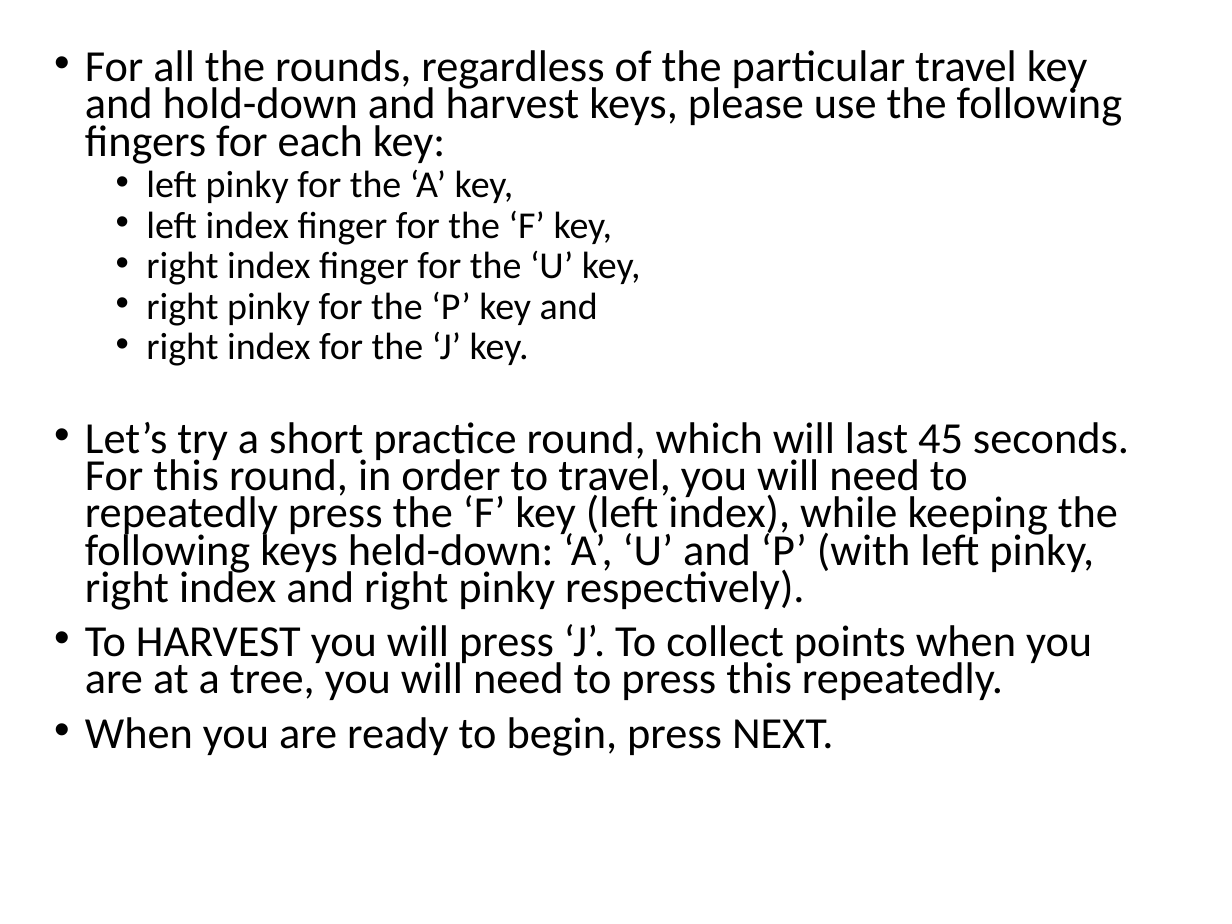
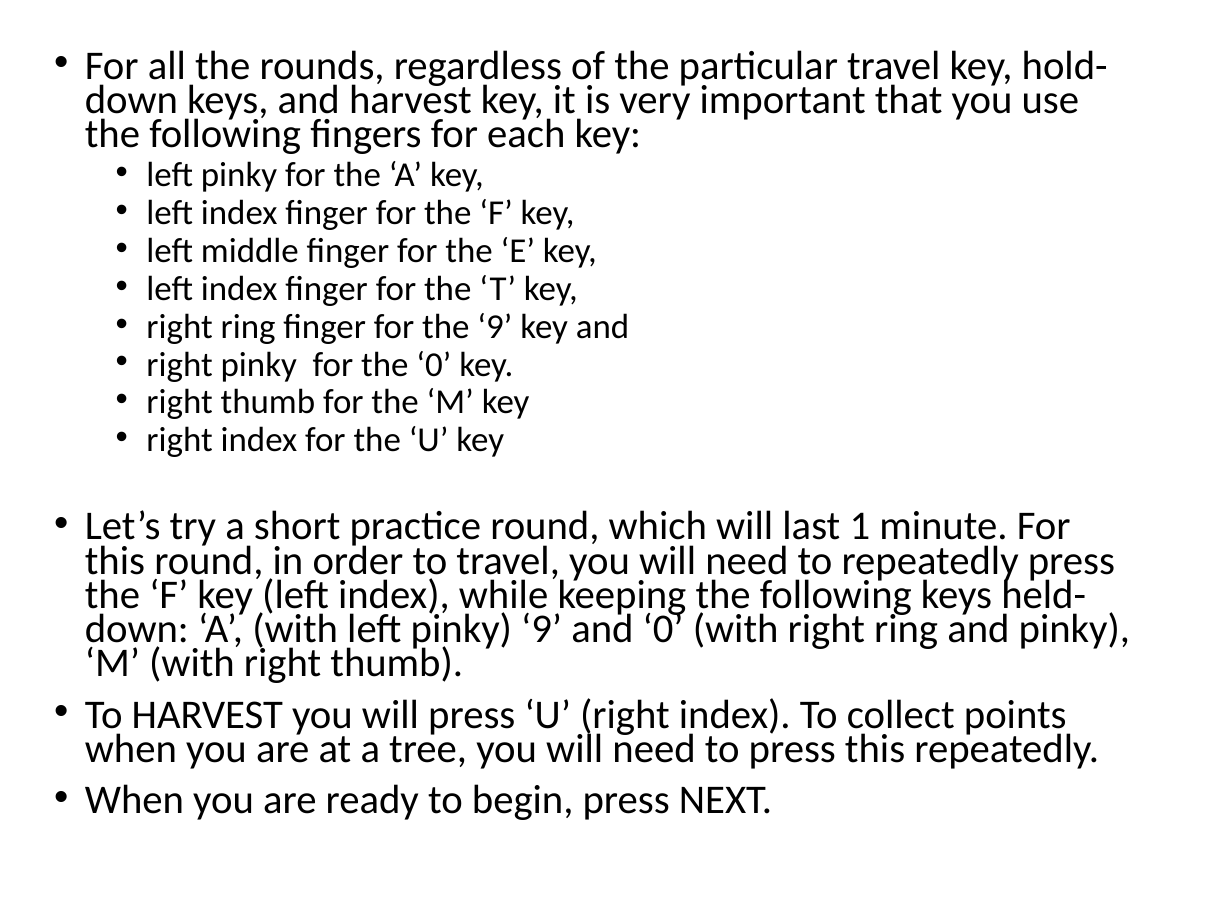
Before and after one commit to evanrussek/forage_jsp, a slide deck: slide 6 of public/ver_3/Stimuli/forage_instructions.pptx. Drawn at 1232x924 pixels with LibreOffice and Linux fonts; fonts in the diff are those of the drawing. Boxes give left, top, right and bottom in pixels: in the first picture for what was removed or moved away, otherwise in the second. Text is boxed around its words. In the diff, an @@ line names an element or a change of style, - is before the commit and + after.

```diff
--- a/public/ver_3/Stimuli/forage_instructions.pptx
+++ b/public/ver_3/Stimuli/forage_instructions.pptx
@@ text at box(85, 50, 1108, 154): text changed; size 25.9 to 23.8 pt @@
-• For all the rounds, regardless of the particular travel key and hold-down and harvest keys, please use the following fingers for each key:
+• For all the rounds, regardless of the particular travel key, hold-down keys, and harvest key, it is very important that you use the following fingers for each key:
@@ text at box(85, 161, 772, 820): size 22.2 to 20.4 pt in "left pinky for the ‘A’ key,", "left index finger for the ‘F’ key,"; size 25.9 to 23.8 pt in "When you are ready to begin, press ..." @@
@@ text at box(85, 237, 1130, 769): text changed; size 25.9 to 23.8 pt @@
-  • right index finger for the ‘U’ key,
-  • right pinky for the ‘P’ key and
-  • right index for the ‘J’ key.
-• Let’s try a short practice round, which will last 45 seconds. For this round, in order to travel, you will need to repeatedly press the ‘F’ key (left index), while keeping the following keys held-down: ‘A’, ‘U’ and ‘P’ (with left pinky, right index and right pinky respectively).
-• To HARVEST you will press ‘J’. To collect points when you are at a tree, you will need to press this repeatedly.
+  • left middle finger for the ‘E’ key,
+  • left index finger for the ‘T’ key,
+  • right ring finger for the ‘9’ key and
+  • right pinky for the ‘0’ key.
+  • right thumb for the ‘M’ key
+  • right index for the ‘U’ key
+• Let’s try a short practice round, which will last 1 minute. For this round, in order to travel, you will need to repeatedly press the ‘F’ key (left index), while keeping the following keys held-down: ‘A’, (with left pinky) ‘9’ and ‘0’ (with right ring and pinky), ‘M’ (with right thumb).
+• To HARVEST you will press ‘U’ (right index). To collect points when you are at a tree, you will need to press this repeatedly.
```
Also in this commit, not shown: 7 other slides changed, 14 other files.
